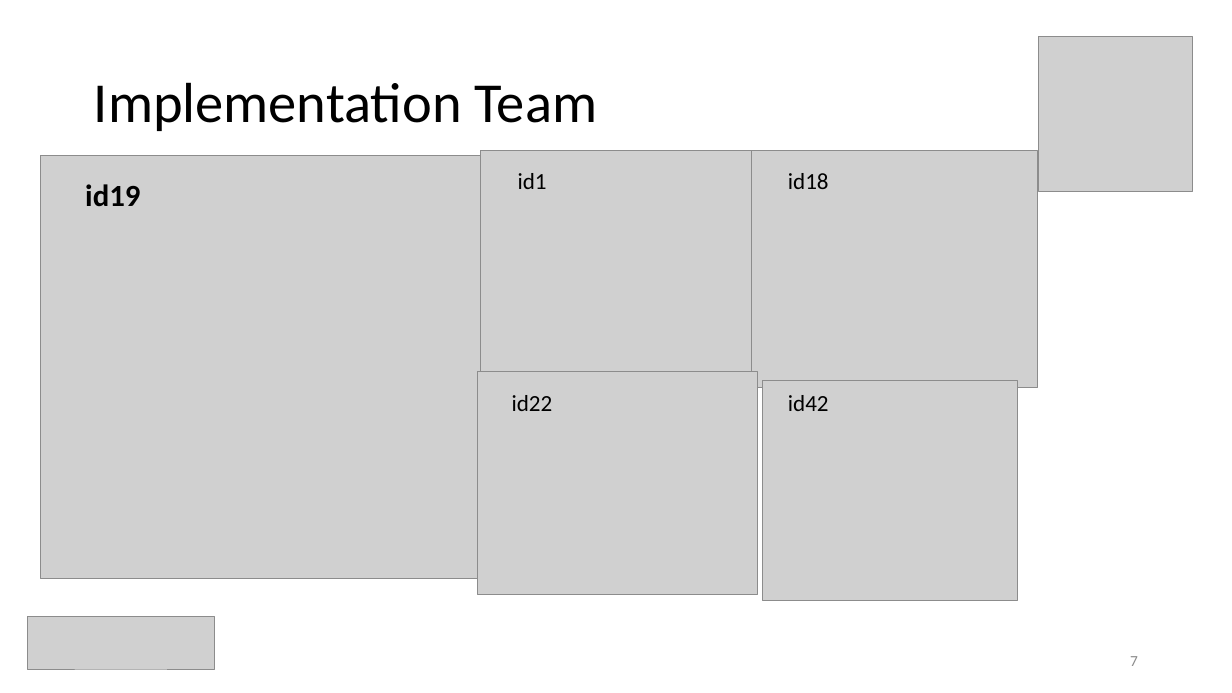
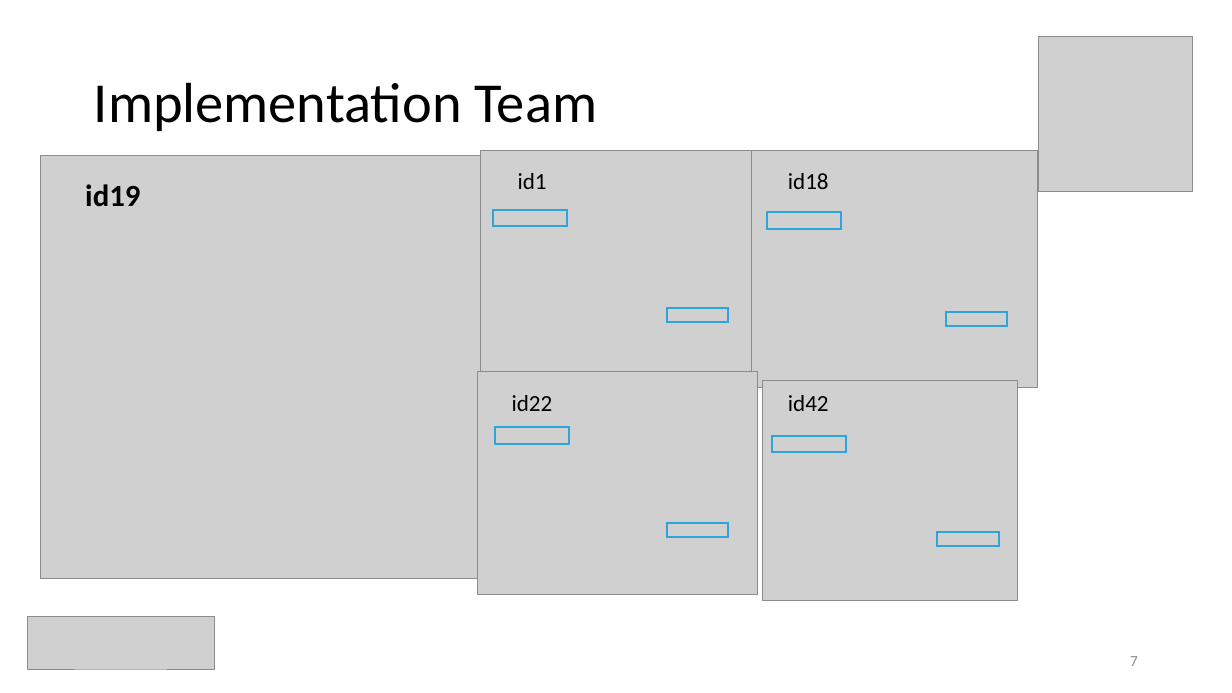
Before and after one commit to ceciliacheungns/Analytics_In_Business, a slide deck: slide 8 of Presentation.pptx. Drawn at 1232x693 pixels with LibreOffice and Linux fonts; fonts in the diff are those of the drawing; grey boxes stand for pictures. Boxes give left, top, right and bottom in pixels: in the first picture for what was removed or moved away, otherwise in the second. Text is boxed around its words. In the diff, an @@ line names an element or a change of style, - is before the commit and + after.

```diff
--- a/Presentation.pptx
+++ b/Presentation.pptx
@@ rectangle added at [494, 210, 567, 226], outline #2DA5DB 1.5 pt @@
@@ rectangle added at [767, 213, 841, 229], outline #2DA5DB 1.5 pt @@
@@ rectangle added at [667, 309, 729, 323], outline #2DA5DB 1.5 pt @@
@@ rectangle added at [945, 311, 1007, 325], outline #2DA5DB 1.5 pt @@
@@ rectangle added at [495, 428, 569, 445], outline #2DA5DB 1.5 pt @@
@@ rectangle added at [772, 435, 846, 452], outline #2DA5DB 1.5 pt @@
@@ rectangle added at [667, 523, 729, 537], outline #2DA5DB 1.5 pt @@
@@ rectangle added at [937, 532, 999, 546], outline #2DA5DB 1.5 pt @@
```
Also in this commit, not shown: 2 other slides changed, 2 slides removed.
